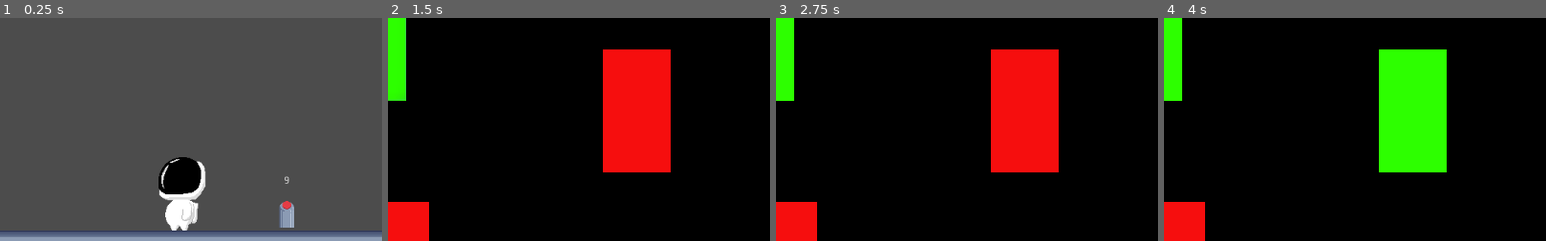
Above: before the commit, frames 1-4 (left to right).
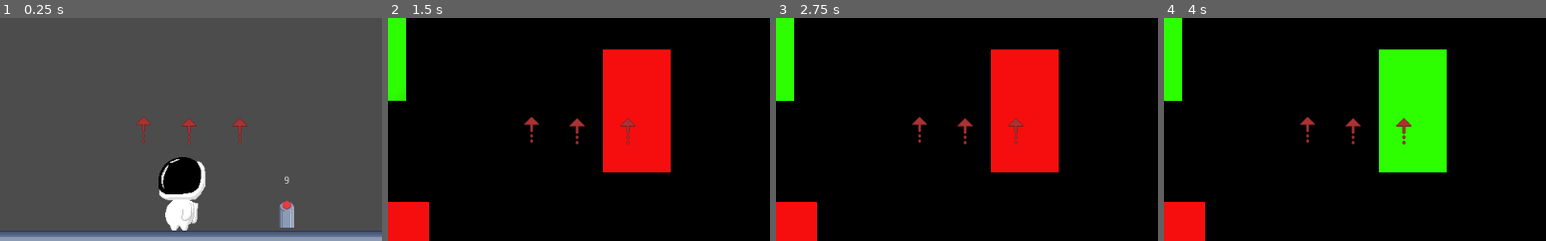
Above: after the commit, the same moments.

Repository: CM-beynon/ItCameFromSaturn
Game: Godot game, scene res://Scenes/TestButtonLevel.tscn
Two runs of this game, one before a commit and one after it. Both use one fixed random seed, a clock stepped at 60 frames per second and the inputs below. This scene is started directly instead of the project's main scene. The engine's default icon, where the game draws it, is replaced by a stand-in: a white triangle on a blue panel in a dark square.
Inputs (mouse positions are % of the whole screen's width and height, from its top left):
- Up to frame 1 (0.25 s): no input
- Up to frame 2 (1.5 s): tap Enter (ui_accept) at 0.5, 0.77 s; hold Right (ui_right) 0.53-1.25 s; click (18, 18) at 1.25 s
- Up to frame 3 (2.75 s): click (66, 79) at 2 s
- Up to frame 4 (4 s): click (59, 34) at 2.75 s; click (83, 21) at 3.5 s
The pictures show only the part of the screen within x 26-76%, y 13-63%; the shares and areas given below are measured in that part.

The runs differ from the first frame. In frame 1, 0.4% of the frame differs, in the area x 35-65%, y 44-57%; in frame 2, 0.5%; in frame 3, 0.5%; in frame 4, 0.5%.
Error after the commit: Invalid get index 'position' (on base: 'null instance'). (res://Scenes/HUD.gd:51)

Commit message:
implemented homing arrows
3 button that point to each button
arrows disappear when assigned button becomes visible

Diff:
--- a/Scenes/Button.tscn
+++ b/Scenes/Button.tscn
@@ -54,6 +54,9 @@
 "_edit_use_anchors_": false
 }
 
+[node name="Visibility Notifier" type="VisibilityNotifier2D" parent="."]
+visible = false
+
 [connection signal="body_entered" from="." to="." method="_on_Button_body_entered"]
 [connection signal="body_exited" from="." to="." method="_on_Button_body_exited"]
 [connection signal="timeout" from="Timer" to="." method="_on_Timer_timeout"]
--- a/Scenes/HUD.gd
+++ b/Scenes/HUD.gd
@@ -4,6 +4,22 @@
 export (NodePath) var button2
 export (NodePath) var button3
 export (NodePath) var button4
+export (NodePath) var player
+
+onready var buttonNodes = [
+	get_node(button1),
+	get_node(button2),
+	get_node(button3),
+	get_node(button4)
+]
+
+onready var playerNode = get_node(player)
+onready var arrowNodes = [
+	get_node("Arrow1"),
+	get_node("Arrow2"),
+	get_node("Arrow3")
+	]
+
 # Declare member variables here. Examples:
 # var a = 2
 # var b = "text"
@@ -11,7 +27,7 @@
 
 # Called when the node enters the scene tree for the first time.
 func _ready():
-	pass # Replace with function body.
+	_rotate_arrow()
 
 
 # Called every frame. 'delta' is the elapsed time since the previous frame.
@@ -24,3 +40,15 @@
 		$Label3.text = String(get_node(button3).DisplayValue)
 	if button4:
 		$Label4.text = String(get_node(button4).DisplayValue)
+	_rotate_arrow()
+
+
+func _rotate_arrow():
+	var dPos = [Vector2(0,0), Vector2(0,0), Vector2(0,0)]
+	var angles = [0.0, 0.0, 0.0]
+
+	for i in range(3):
+		dPos[i] = buttonNodes[i].position - playerNode.position
+		angles[i] = atan2(dPos[i].x, -dPos[i].y)
+		arrowNodes[i].set_rotation(angles[i])
+		arrowNodes[i].visible = !(buttonNodes[i].get_node("Visibility Notifier").is_on_screen())
--- a/Scenes/HUD.tscn
+++ b/Scenes/HUD.tscn
@@ -1,6 +1,7 @@
-[gd_scene load_steps=2 format=2]
+[gd_scene load_steps=3 format=2]
 
 [ext_resource path="res://Scenes/HUD.gd" type="Script" id=1]
+[ext_resource path="res://ASSETS/Sprites/Arrow.png" type="Texture" id=2]
 
 [node name="HUD" type="CanvasLayer"]
 script = ExtResource( 1 )
@@ -36,3 +37,15 @@
 __meta__ = {
 "_edit_use_anchors_": false
 }
+
+[node name="Arrow1" type="Sprite" parent="."]
+position = Vector2( 460, 227 )
+texture = ExtResource( 2 )
+
+[node name="Arrow2" type="Sprite" parent="."]
+position = Vector2( 521, 229 )
+texture = ExtResource( 2 )
+
+[node name="Arrow3" type="Sprite" parent="."]
+position = Vector2( 589, 229 )
+texture = ExtResource( 2 )
Binary file added: ASSETS/Sprites/Arrow.png
